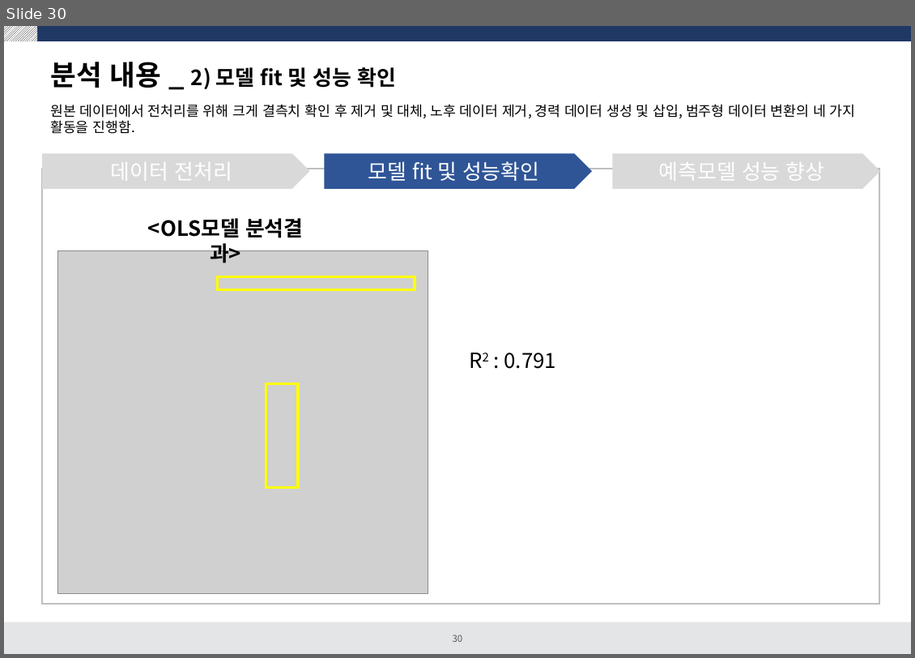
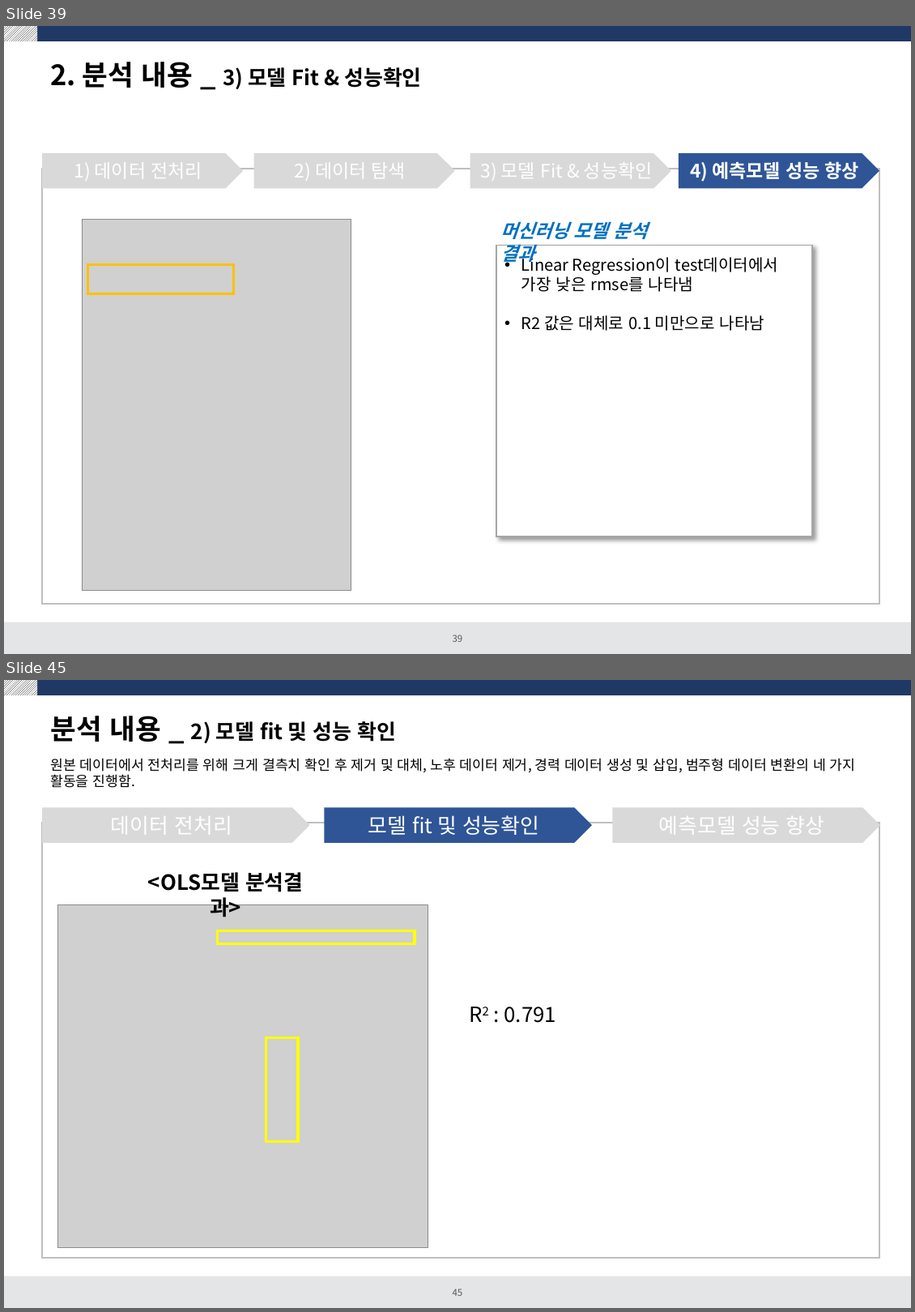
Before and after one commit to dss-14th/Regression_3_project, a slide deck: 여성임금 예측프로젝트.pptx. Shown one above the other, each under a label of ours: slide 30 before the commit, slides 39 and 45 after it; the slides between them are not shown. The pictures are 915x658 and 915x1312 pixels, drawn with LibreOffice and Linux fonts; fonts in the diff are those of the drawing; grey boxes stand for pictures. Boxes give left, top, right and bottom in pixels: in the first picture for what was removed or moved away, otherwise in the second. Text is boxed around its words. In the diff, an @@ line names an element or a change of style, - is before the commit and + after.

```diff
--- a/여성임금 예측프로젝트.pptx
+++ b/여성임금 예측프로젝트.pptx
@@ slide 39 added at [4, 26, 911, 654], background #FFFFFF; not listed: 4 template elements that a slide beside it also shows @@
@@ title added at [50, 62, 422, 89], 18 pt, text #000000, bold @@
+2. 분석 내용 _ 3) 모델 Fit & 성능확인
@@ rectangle added at [42, 169, 880, 604], outline #BFBFBF 1 pt @@
@@ group added at [42, 153, 880, 189]: 4 pentagon arrows @@
+1) 데이터 전처리
+2) 데이터 탐색
+3) 모델 Fit & 성능확인
+4) 예측모델 성능 향상
@@ picture added at [82, 220, 351, 591] @@
@@ text added at [501, 221, 647, 265], 16 pt, text #0070C0, bold, italic @@
+머신러닝 모델 분석 결과
@@ rectangle added at [87, 265, 233, 293], outline #FFC000 2.25 pt @@
@@ rectangle added at [496, 246, 812, 537], fill #FFFFFF, outline #A6A6A6 1 pt, 14 pt, text #000000 @@
+• Linear Regression이 test데이터에서 가장 낮은 rmse를 나타냄
+• R2 값은 대체로 0.1 미만으로 나타남
@@ what was slide 30 is now slide 45 @@
@@ page number at [453, 1288, 463, 1296]: text changed @@
-30
+45
```
Also in this commit, not shown: 14 slides changed, 26 other slides added, 8 slides removed, 6 other files.
